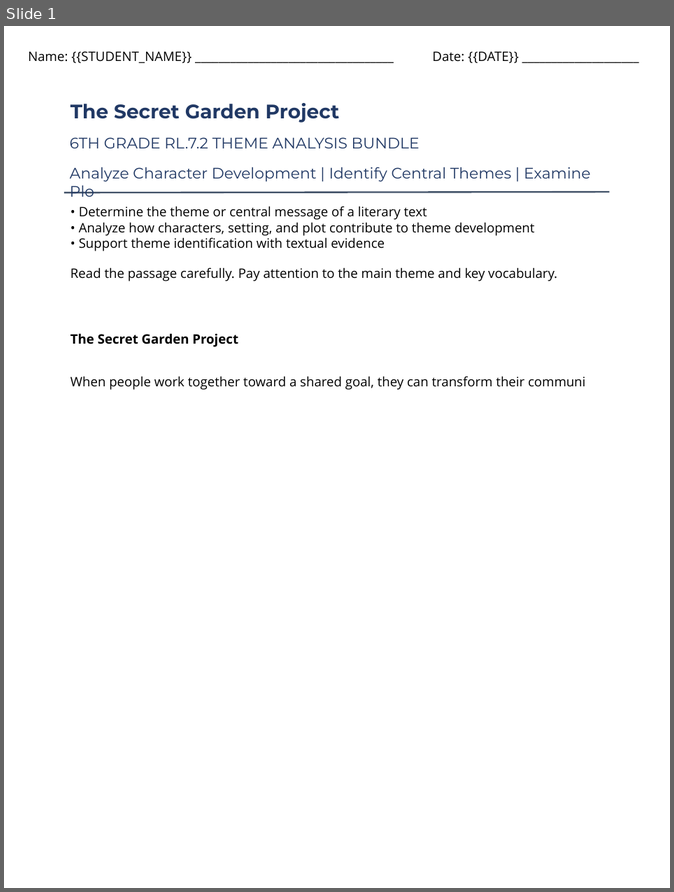
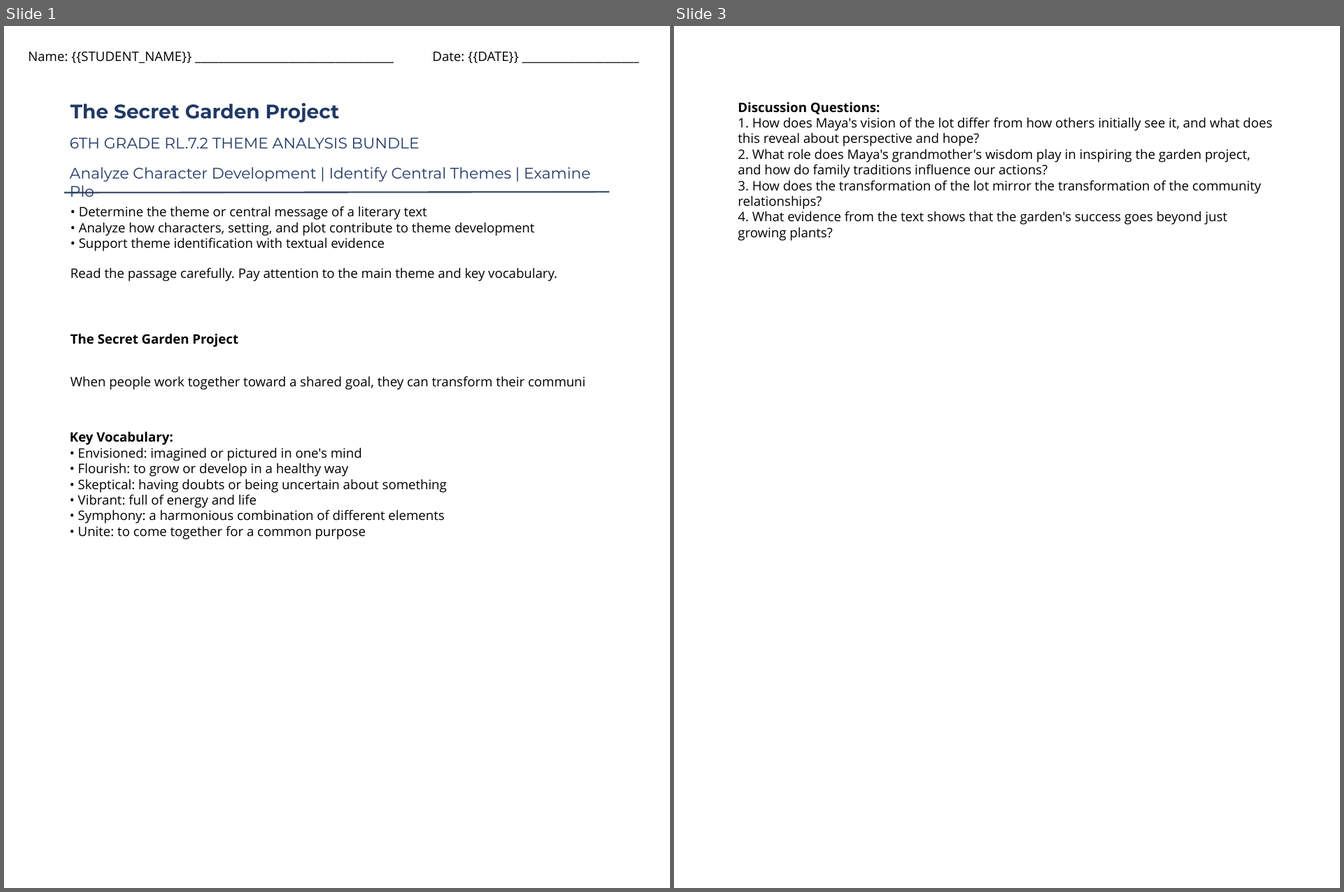
Before and after one commit to buttmazhar844-lang/rbb_engine_backend, a slide deck: rbb-drive/product_4/anchor_reading_passage.pptx. Shown side by side, each under a label of ours: slide 1 before the commit, slides 1 and 3 after it; the slides between them are not shown. The pictures are 674x892 and 1344x892 pixels, drawn with LibreOffice and Linux fonts; fonts in the diff are those of the drawing; background and template pictures are left out. Boxes give left, top, right and bottom in pixels: in the first picture for what was removed or moved away, otherwise in the second. Text is boxed around its words. In the diff, an @@ line names an element or a change of style, - is before the commit and + after.

```diff
--- a/rbb-drive/product_4/anchor_reading_passage.pptx
+++ b/rbb-drive/product_4/anchor_reading_passage.pptx
@@ slide 3 added at (674,26,1340,888), background picture (left out) @@
@@ text added at (738,102,1272,241), 12 pt, text #000000 @@
+Discussion Questions:
+1. How does Maya's vision of the lot differ from how others initially see it, and what does this reveal about perspective and hope?
+2. What role does Maya's grandmother's wisdom play in inspiring the garden project, and how do family traditions influence our actions?
+3. How does the transformation of the lot mirror the transformation of the community relationships?
+4. What evidence from the text shows that the garden's success goes beyond just growing plants?
@@ slide 1 changed as well @@
@@ text added at (70,431,447,540), 12 pt, text #000000 @@
+Key Vocabulary:
+• Envisioned: imagined or pictured in one's mind
+• Flourish: to grow or develop in a healthy way
+• Skeptical: having doubts or being uncertain about something
+• Vibrant: full of energy and life
+• Symphony: a harmonious combination of different elements
+• Unite: to come together for a common purpose
```
Also in this commit, not shown: 1 other slide added, 2 slides removed, 7 other files.
